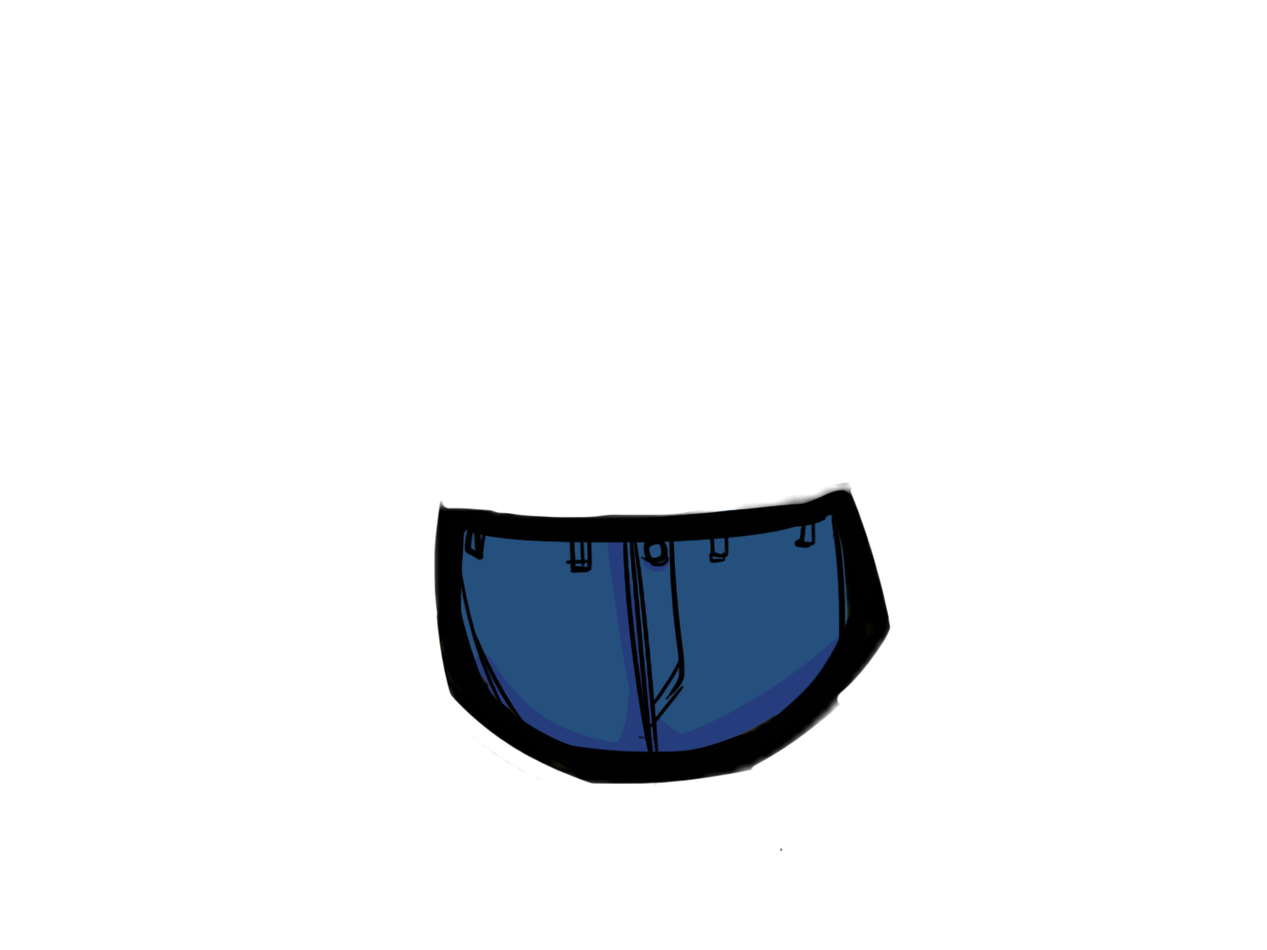
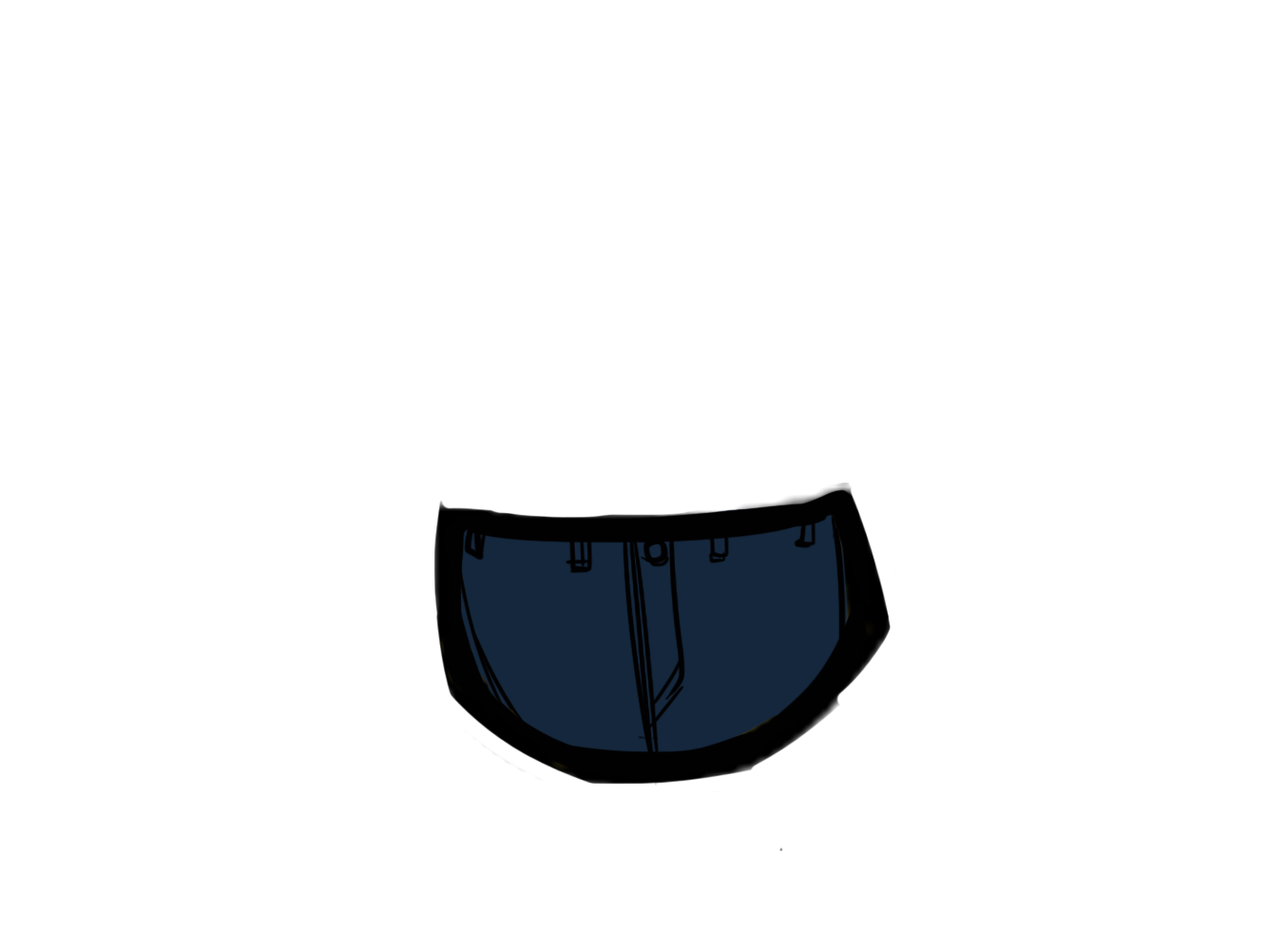
The second 1267px x 950px image is a revision of the first. Changes to its layers:
added layer "Layer 5" above "Layer 4" over 459, 508, 889, 753
added layer "Layer 4" above "Layer 1" over 459, 508, 889, 753
